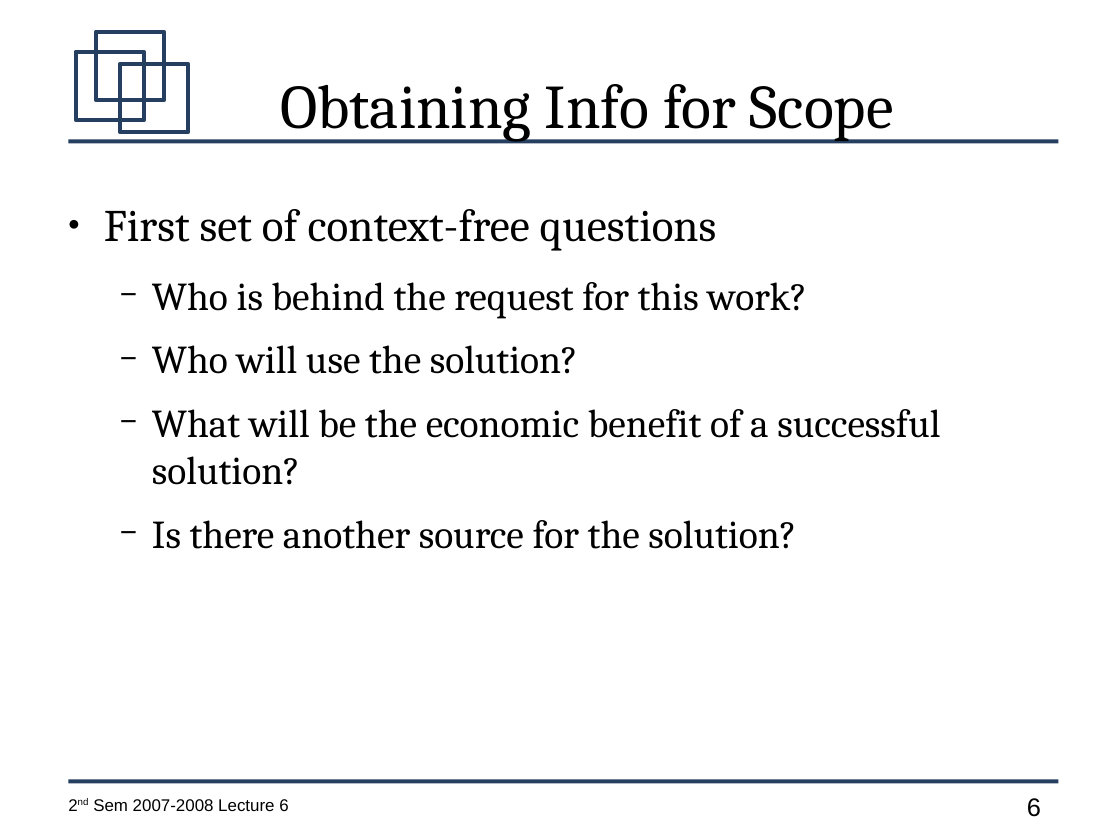
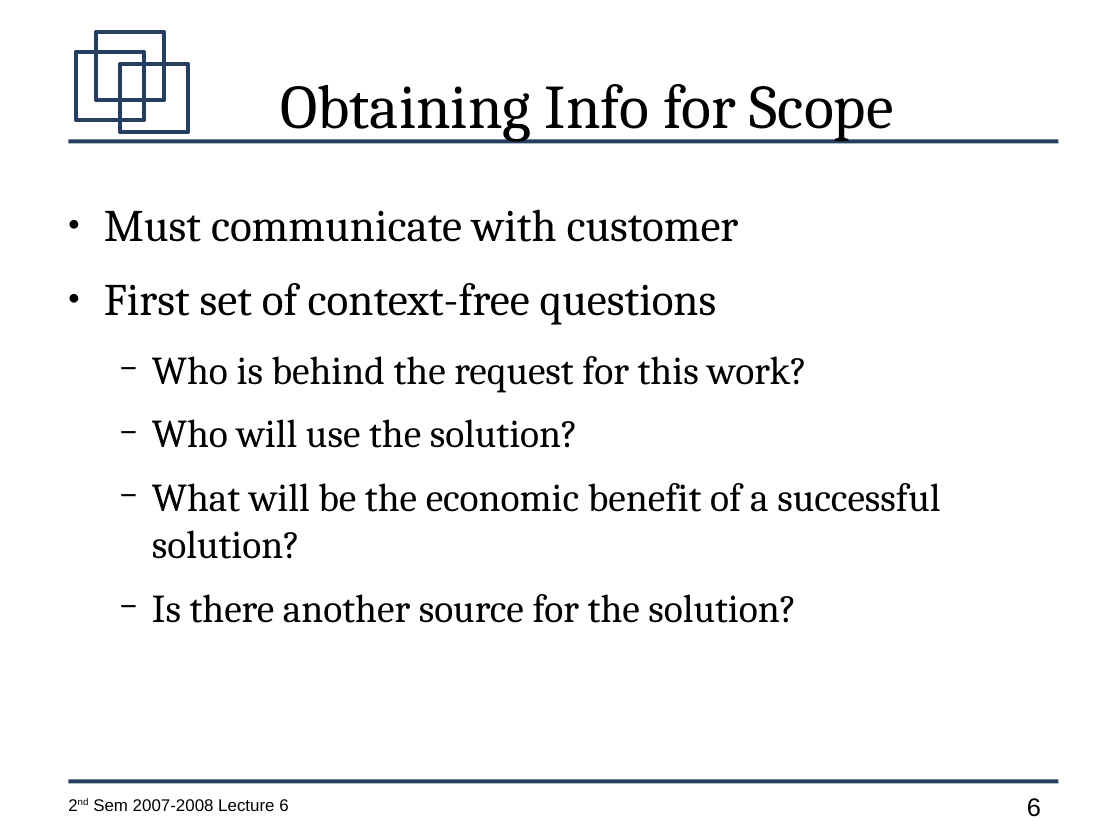
Before and after one commit to jachermocilla/jach-homepage, a slide deck: slide 6 of CMSC128-2nd-Sem-2007-L6.odp. Drawn at 1120x840 pixels with LibreOffice and Linux fonts; fonts in the diff are those of the drawing. Boxes give left, top, right and bottom in pixels: in the first picture for what was removed or moved away, otherwise in the second. Text is boxed around its words. In the diff, an @@ line names an element or a change of style, - is before the commit and + after.

```diff
--- a/CMSC128-2nd-Sem-2007-L6.odp
+++ b/CMSC128-2nd-Sem-2007-L6.odp
@@ text at [104,209,739,242]: paragraph added @@
+● Must communicate with customer
```
Also in this commit, not shown: 3 other slides changed, 7 slides added.
